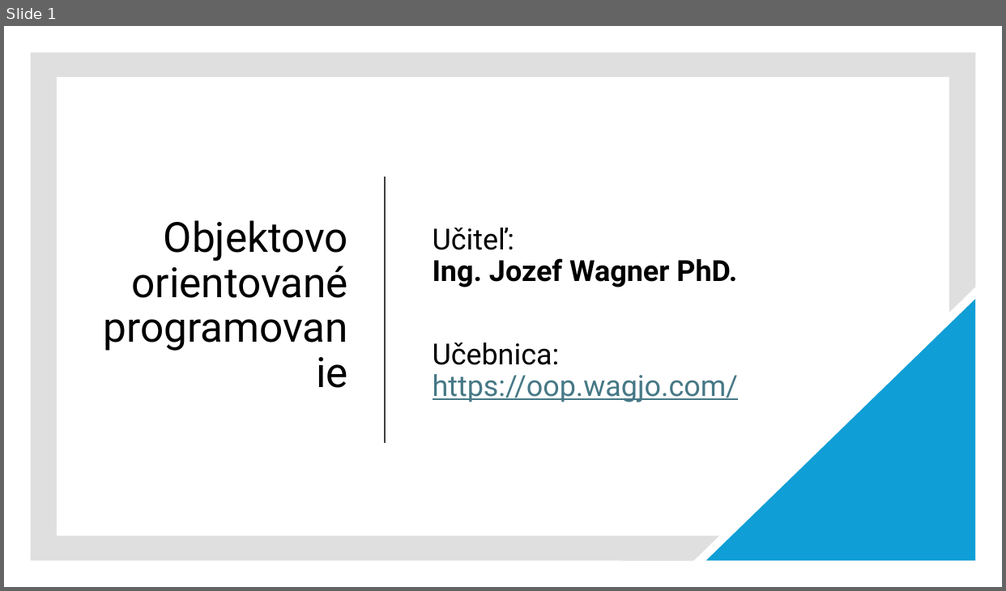
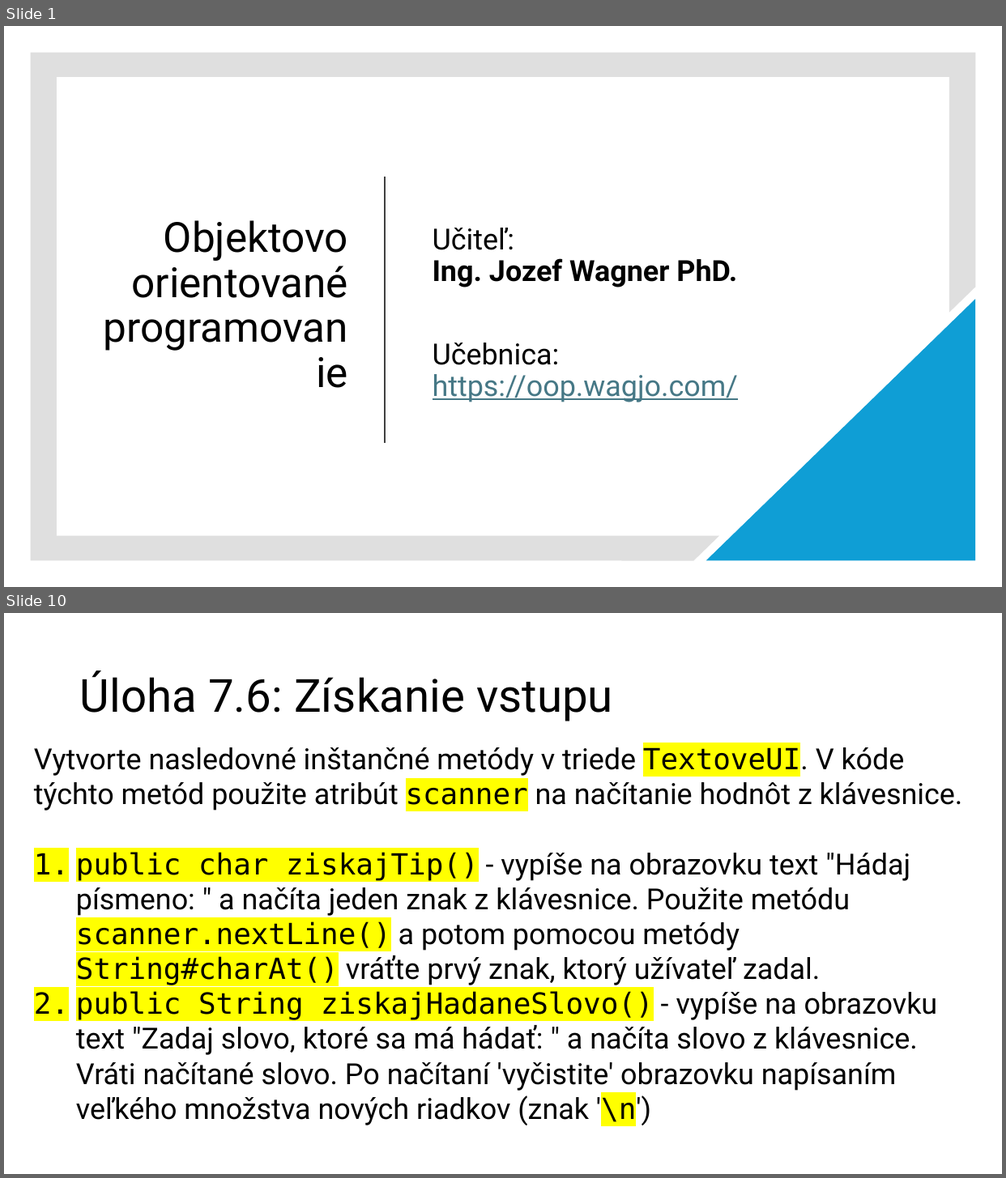
Before and after one commit to wagjo/oop, a slide deck: prezentacie/c08w.pptx. Shown one above the other, each under a label of ours: slide 1 before the commit, slides 1 and 10 after it; the slides between them are not shown. The pictures are 1006x591 and 1006x1178 pixels, drawn with LibreOffice and Linux fonts; fonts in the diff are those of the drawing. Boxes give left, top, right and bottom in pixels: in the first picture for what was removed or moved away, otherwise in the second. Text is boxed around its words. In the diff, an @@ line names an element or a change of style, - is before the commit and + after.

```diff
--- a/prezentacie/c08w.pptx
+++ b/prezentacie/c08w.pptx
@@ slide 10 added at (x1=4, y1=613, x2=1002, y2=1174), background #FFFFFF @@
@@ title added at (x1=80, y1=671, x2=613, y2=722), 44 pt, text #000000 @@
+Úloha 7.6: Získanie vstupu
@@ text added at (x1=34, y1=746, x2=963, y2=1127), 28 pt, text #000000 @@
+Vytvorte nasledovné inštančné metódy v triede TextoveUI. V kóde týchto metód použite atribút scanner na načítanie hodnôt z klávesnice.
+1. public char ziskajTip() - vypíše na obrazovku text "Hádaj písmeno: " a načíta jeden znak z klávesnice. Použite metódu scanner.nextLine() a potom pomocou metódy String#charAt() vráťte prvý znak, ktorý užívateľ zadal.
+2. public String ziskajHadaneSlovo() - vypíše na obrazovku text "Zadaj slovo, ktoré sa má hádať: " a načíta slovo z klávesnice. Vráti načítané slovo. Po načítaní 'vyčistite' obrazovku napísaním veľkého množstva nových riadkov (znak '\n')
```
Also in this commit, not shown: 4 slides changed, 7 other slides added, 7 slides removed, 6 other files.
